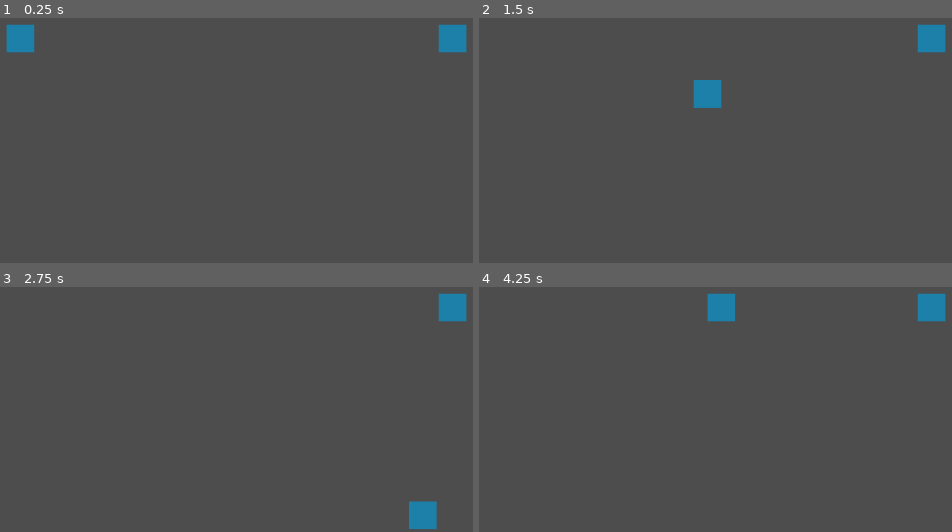
Above: before the commit, frames 1-4 (two rows, left to right).
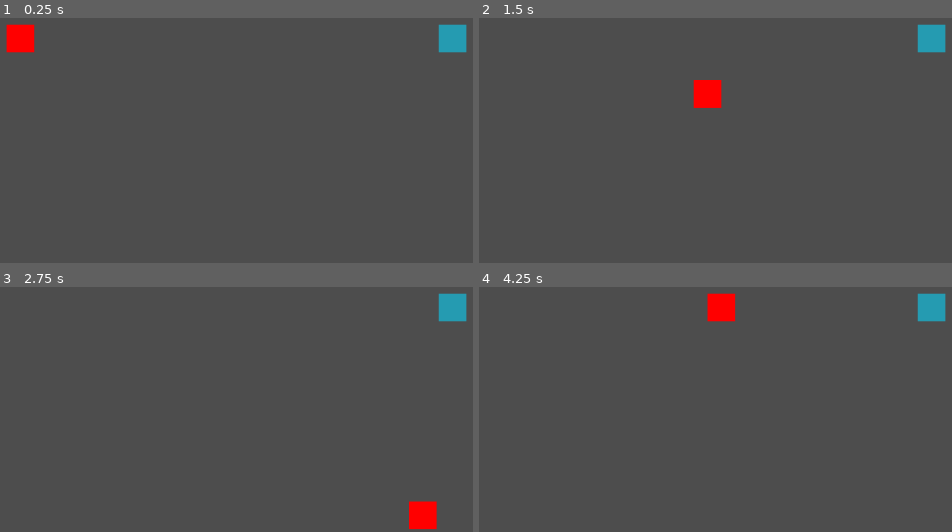
Above: after the commit, the same moments.

Repository: malceore/multiplayer_playground
Game: Godot game, scene res://scenes/levels/test_arena.tscn
The game is run twice, just before and just after one commit, with the same random seed, the same clock (stepped at 60 frames per second) and the same inputs.
Inputs:
- Up to frame 1 (0.25 s): no input
- Up to frame 2 (1.5 s): tap Enter at 0.5 s; hold D (right) 0.53-1.28 s; hold S (down) from 1.28 s (still down)
- Up to frame 3 (2.75 s): release S (down) at 2.03 s; hold D (right) from 2.03 s (still down)
- Up to frame 4 (4.25 s): release D (right) at 2.78 s; hold W (up) 2.78-3.53 s; hold A (left) from 3.53 s (still down)

The runs differ from the first frame. In frame 1, 1.4% of the frame differs, in the area x 1-99%, y 2-15%; in frame 2, 1.3%; in frame 3, 1.3%; in frame 4, 1.4%.
Error before the commit: Invalid access to property or key 'theme_override_styles' on a base object of type 'Panel'. (res://scenes/player/player.gd:13)

Commit message:
made cubes different colors if you are it.

Diff:
--- a/scenes/player/player.gd
+++ b/scenes/player/player.gd
@@ -9,8 +9,7 @@
 
 func _ready():
 	if it:
-		#$Body.add_theme_color_override("RED", Color.RED)
-		$Body.theme_override_styles.panel(Color.RED)
+		$Body.set_color(Color.RED)
 
 func get_input():
 	var input_direction = Input.get_vector(left, right, up, down)
--- a/scenes/player/player.tscn
+++ b/scenes/player/player.tscn
@@ -1,14 +1,11 @@
-[gd_scene load_steps=3 format=3 uid="uid://cvok510p82m5y"]
+[gd_scene load_steps=2 format=3 uid="uid://cvok510p82m5y"]
 
 [ext_resource type="Script" path="res://scenes/player/player.gd" id="1_havxc"]
-
-[sub_resource type="StyleBoxFlat" id="StyleBoxFlat_fo3qx"]
-bg_color = Color(0.113725, 0.501961, 0.662745, 1)
 
 [node name="Player" type="CharacterBody2D"]
 script = ExtResource("1_havxc")
 
-[node name="Body" type="Panel" parent="."]
+[node name="Body" type="ColorRect" parent="."]
 anchors_preset = 8
 anchor_left = 0.5
 anchor_top = 0.5
@@ -22,4 +19,4 @@
 grow_vertical = 2
 size_flags_horizontal = 4
 size_flags_vertical = 4
-theme_override_styles/panel = SubResource("StyleBoxFlat_fo3qx")
+color = Color(0.145098, 0.607843, 0.694118, 1)
